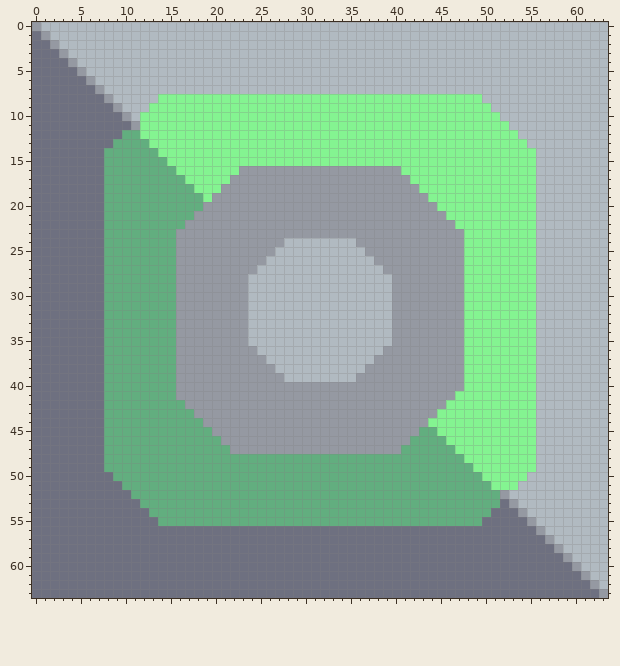
Two states of a pixel-art sprite, core/assets-raw/sprites/blocks/units/repair-dome-base.png. The picture above is the old version.
The file is 64x64 pixels. Colours within 5 levels of each other are drawn and written as one.
And afterwards:
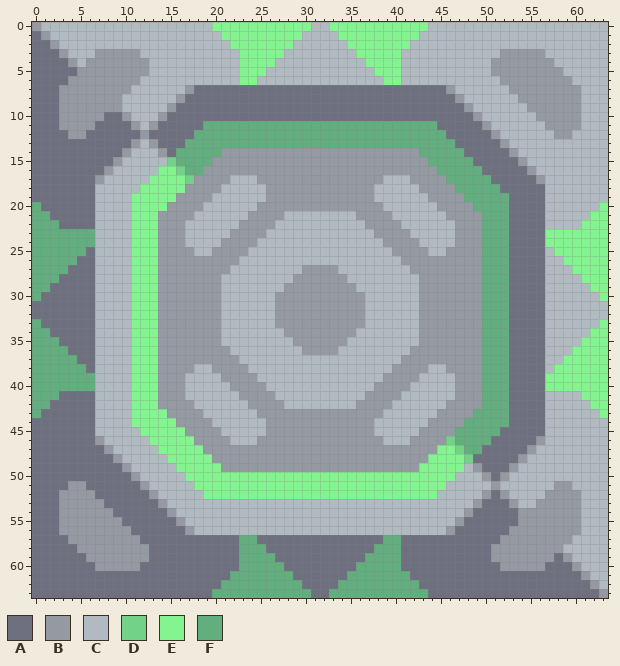
Palette (. is transparent): A #6e7080  B #9599a2  C #b1bac1  D #74d288  E #84f491  F #62ae7f
Edits made:
Changed rows in their new state; - is an unchanged pixel.
first column x 0:
 0 --------------------EEEEEEEEEEE--EEEEEEEEEEE--------------------
 1 ---------------------EEEEEEEEE----EEEEEEEEE---------------------
 2 ----------------------EEEEEEE------EEEEEEE----------------------
 3 -------BBBBB-----------EEEEE--------EEEEE-----------BBBBB-------
 4 ------BBBBBBB----------EEEE----------EEEE----------BBBBBBB------
 5 ------BBBBBBB----------EEE------------EEE----------BBBBBBBB-----
 6 ----BB-BBBBB-----------EE--------------EE-----------BBBBBBBB----
 7 ---BBBB-BBB------BAAAAAAAAAAAAAAAAAAAAAAAAAAAAB------BBBBBBBB---
 8 ---BBBBB-B----CCBAAAAAAAAAAAAAAAAAAAAAAAAAAAAAABCC----BBBBBBB---
 9 ---BBBBBB----CCBAAAAAAAAAAAAAAAAAAAAAAAAAAAAAAAABCC----BBBBBB---
10 ---BBBBB----CCBAAAAAAAAAAAAAAAAAAAAAAAAAAAAAAAAAABCC----BBBBB---
11 ---BBBB-----CBAAAAAFFFFFFFFFFFFFFFFFFFFFFFFFFAAAAABCC----BBBB---
12 ----BB----AABAAAAAFFFFFFFFFFFFFFFFFFFFFFFFFFFFAAAAABCC----BB----
13 ---------AABCBAAAFFFFFFFFFFFFFFFFFFFFFFFFFFFFFFAAAAABCC---------
14 --------AABCCCBAFFFFFBBBBBBBBBBBBBBBBBBBBBBFFFFFAAAAABCC--------
15 --------ABCCCCCDFFFFBBBBBBBBBBBBBBBBBBBBBBBBFFFFFAAAAABC--------
16 --------BCCCCCEEDFFBBBB------------------BBBBFFFFFAAAAAB--------
17 -------BCCCCCEEEEDBBBBCCC--------------CCCBBBBFFFFFAAAAAB-------
18 -------CCCCCEEEEEBBBBCCCCC------------CCCCCBBBBFFFFFAAAAA-------
19 -------CCCCEEEEEBBBBCCCCCC------------CCCCCCBBBBFFFFFAAAA-------
20 F------CCCCEEEEBBBBCCCCCC--------------CCCCCCBBBBFFFFAAAA------E
21 FF-----CCCCEEEBBBBCCCCCC----CCCCCCCC----CCCCCCBBBBFFFAAAA-----EE
22 FFF----CCCCEEEBBBCCCCCC----CCCCCCCCCC----CCCCCCBBBFFFAAAA----EEE
23 FFFFFFFCCCCEEEBB-CCCCC----CCCCCCCCCCCC----CCCCC-BBFFFAAAAEEEEEEE
24 FFFFFFFCCCCEEEBB-CCCC----CCC--------CCC----CCCC-BBFFFAAAAEEEEEEE
25 FFFFFF-CCCCEEEBB--CC----CCC----------CCC----CC--BBFFFAAAA-EEEEEE
26 FFFFF--CCCCEEEBB-------CCC------------CCC-------BBFFFAAAA--EEEEE
27 FFFF---CCCCEEEBB------CCC-----BBBB-----CCC------BBFFFAAAA---EEEE
28 FFF----CCCCEEEBB-----CCC-----BBBBBB-----CCC-----BBFFFAAAA----EEE
29 FF-----CCCCEEEBB-----CCC----BBBBBBBB----CCC-----BBFFFAAAA-----EE
30 F------CCCCEEEBB-----CCC---BBBBBBBBBB---CCC-----BBFFFAAAA------E
31 -------CCCCEEEBB-----CCC---BBBBBBBBBB---CCC-----BBFFFAAAA-------
32 -------CCCCEEEBB-----CCC---BBBBBBBBBB---CCC-----BBFFFAAAA-------
33 F------CCCCEEEBB-----CCC---BBBBBBBBBB---CCC-----BBFFFAAAA------E
34 FF-----CCCCEEEBB-----CCC----BBBBBBBB----CCC-----BBFFFAAAA-----EE
35 FFF----CCCCEEEBB-----CCC-----BBBBBB-----CCC-----BBFFFAAAA----EEE
36 FFFF---CCCCEEEBB------CCC-----BBBB-----CCC------BBFFFAAAA---EEEE
37 FFFFF--CCCCEEEBB-------CCC------------CCC-------BBFFFAAAA--EEEEE
38 FFFFFF-CCCCEEEBB--CC----CCC----------CCC----CC--BBFFFAAAA-EEEEEE
39 FFFFFFFCCCCEEEBB-CCCC----CCC--------CCC----CCCC-BBFFFAAAAEEEEEEE
40 FFFFFFFCCCCEEEBB-CCCCC----CCCCCCCCCCCC----CCCCC-BBFFFAAAAEEEEEEE
41 FFF----CCCCEEEBB-CCCCCC----CCCCCCCCCC----CCCCCCBBBFFFAAAA----EEE
42 FF-----CCCCEEEBBB-CCCCCC----CCCCCCCC----CCCCCCBBBBFFFAAAA-----EE
43 F------CCCCEEEEBBB-CCCCCC--------------CCCCCCBBBBFFFFAAAA------E
44 -------CCCCEEEEEBBB-CCCCCC------------CCCCCCBBBBFFFFFAAAA-------
45 -------CCCCCEEEEEBBB-CCCCC------------CCCCCBBBBFFFFFAAAAA-------
46 -------BCCCCCEEEEEBBB-CCC--------------CCCBBBBDFFFFAAAAAB-------
47 --------BCCCCCEEEEEBBB-------------------BBBBEEDFFAAAAAB--------
48 --------ABCCCCCEEEEEBBBBBBBBBBBBBBBBBBBBBBBBEEEEDAAAAABC--------
49 --------AABCCCCCEEEEEBBBBBBBBBBBBBBBBBBBBBBEEEEECBAAABCC--------
50 ---------AABCCCCCEEEEEEEEEEEEEEEEEEEEEEEEEEEEEECCCBABCC---------
51 ----BB----AABCCCCCEEEEEEEEEEEEEEEEEEEEEEEEEEEECCCCCBCC----BB----
52 ---BBBB----AABCCCCCEEEEEEEEEEEEEEEEEEEEEEEEEECCCCCBA-----BBBB---
53 ---BBBBB----AABCCCCCCCCCCCCCCCCCCCCCCCCCCCCCCCCCCBAA----BBBBB---
54 ---BBBBBB----AABCCCCCCCCCCCCCCCCCCCCCCCCCCCCCCCCBAA----BBBBBB---
55 ---BBBBBBB----AABCCCCCCCCCCCCCCCCCCCCCCCCCCCCCCBAA----B-BBBBB---
56 ---BBBBBBBB------BCCCCCCCCCCCCCCCCCCCCCCCCCCCCB------BBB-BBBB---
57 ----BBBBBBBB-----------FF--------------FF-----------BBBBB-BB----
58 -----BBBBBBBB----------FFF------------FFF----------BBBBBBB------
59 ------BBBBBBB----------FFFF----------FFFF----------BBBBBBB------
60 -------BBBBB-----------FFFFF--------FFFFF-----------BBBBB-------
61 ----------------------FFFFFFF------FFFFFFF----------------------
62 ---------------------FFFFFFFFF----FFFFFFFFF---------------------
63 --------------------FFFFFFFFFFF--FFFFFFFFFFF--------------------
Boxes around the changes in both pictures, in picture pixels (x1, y1, x2, y2):
changed: (32, 22, 608, 598)
